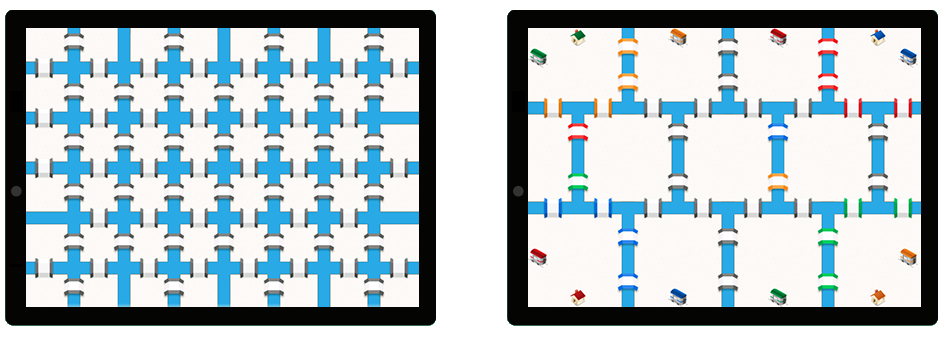
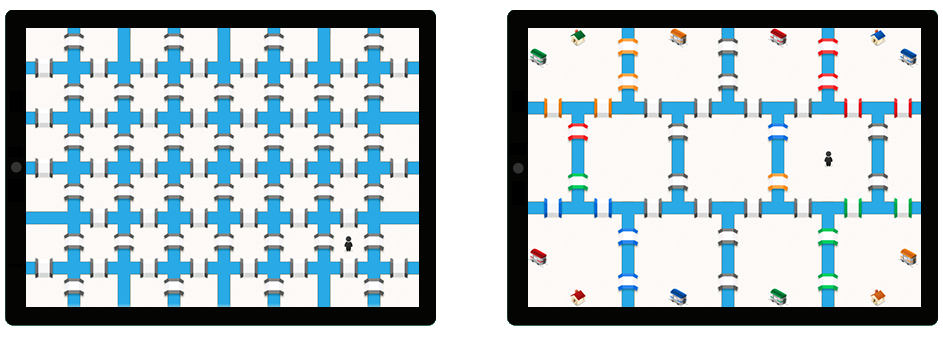
Two versions of the same layered image (943x364). Layer-by-layer changes:
painted on "iphone frame 2" over (x1=509, y1=143, x2=526, y2=205)
added layer "player 2" above "player 1" over (x1=340, y1=229, x2=357, y2=257)
added layer "player 1" above "two bridges" over (x1=820, y1=144, x2=837, y2=171)
painted on "iPhone frame" over (x1=8, y1=147, x2=24, y2=202)
